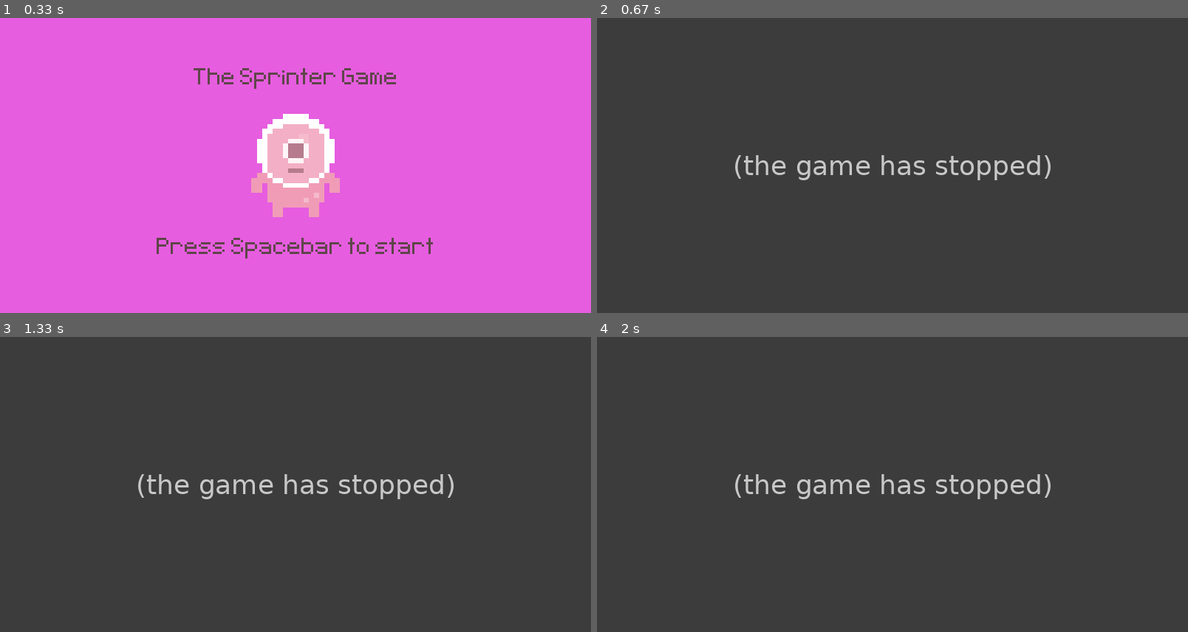
Above: before the commit, frames 1-4 (two rows, left to right).
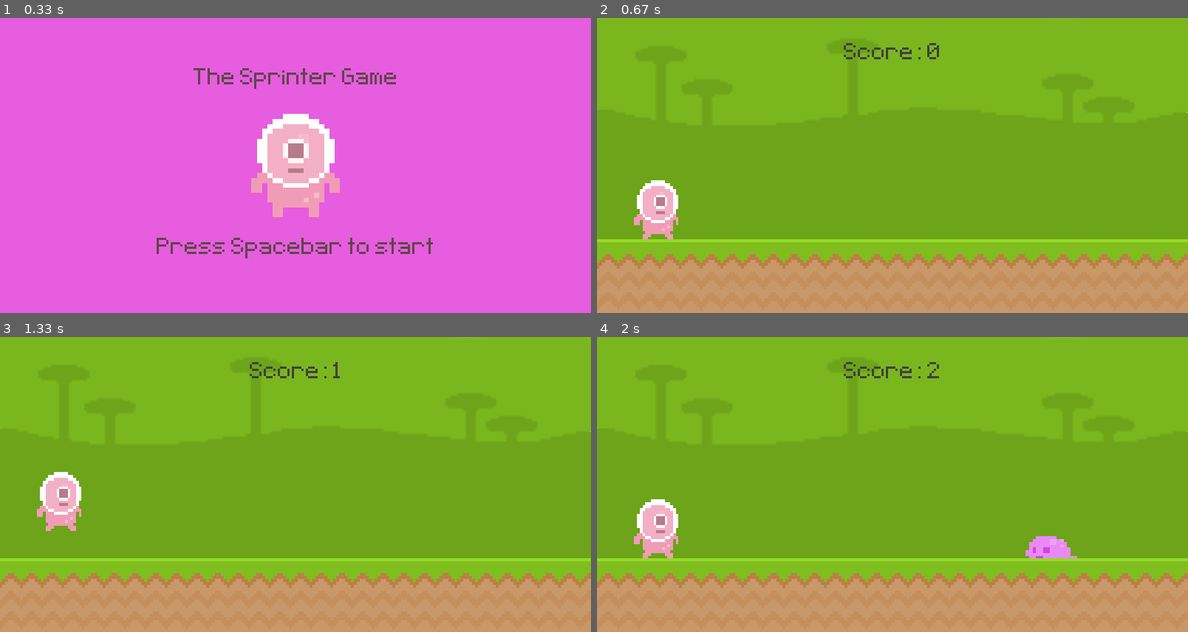
Above: after the commit, the same moments.

Repository: LoksCode/MyFirstPyGame
Game: pygame game, started from Game.py
Two runs of this game, one before a commit and one after it. Both use one fixed random seed, a clock stepped at 60 frames per second and the inputs below.
Inputs (mouse positions are in pixels of both pictures, inside the frame that each line leads up to):
- Up to frame 1 (0.33 s): no input
- Up to frame 2 (0.67 s): tap Space at 0.33 s
- Up to frame 3 (1.33 s): click (59, 528) at 0.72 s
- Up to frame 4 (2 s): no input

Frame 1 is identical in both runs. In frame 2, 100% of the frame differs, in the area x 0-100%, y 0-100%; in frame 3, 100%; in frame 4, 100%.
Error before the commit: NameError: name 'blob_rect' is not defined (Game.py line 109); the game stopped at 0.33 s (later frames are placeholders)

Commit message:
added additional enemy and random spawn function

Diff:
--- a/Game.py
+++ b/Game.py
@@ -14,12 +14,22 @@
 def obstacle_movement(obstacle_list):
     if obstacle_list:
         for obstacle_rect in obstacle_list:
-            obstacle_rect.x -= 5
-            screen.blit(blob_surface, obstacle_rect)
+            obstacle_rect.x -= 9
+            if obstacle_rect.y <= 200: screen.blit(fly_surface, obstacle_rect)
+            else: screen.blit(blob_surface, obstacle_rect)
         obstacle_list = [obstacle for obstacle in obstacle_list if obstacle.x > -100]
         return obstacle_list
     else:
         return []
+
+
+def collisions(player, obstacles):
+    if obstacles:
+        for obstacle_rect in obstacles:
+            if player.colliderect(obstacle_rect):
+                return False
+    return True
+
 
 
 pygame.init()
@@ -29,6 +39,7 @@
 game_active = False
 start_time = 0
 score = 0
+player_gravity = 0
 
 # importing and converting graphics
 pixel_font = pygame.font.Font('font/Pixeltype.ttf', 50)
@@ -38,8 +49,14 @@
 ground_rect = ground_surface.get_rect(midbottom=(800, 100))
 
 #enemies / obstacles
+
+#blob
 blob_surface = pygame.image.load('graphics/blob1.png').convert_alpha()
 blob_surface = pygame.transform.scale(blob_surface, (70, 30))
+
+#fly
+fly_surface = pygame.image.load('graphics/fly1.png').convert_alpha()
+fly_surface = pygame.transform.scale(fly_surface, (70, 30))
 
 obstacle_rect_list = []
 
@@ -60,7 +77,7 @@
 instruction_rect = instruction.get_rect(midbottom=(400, 330))
 
 
-player_gravity = 0
+
 
 #TIMERS
 obstacle_timer = pygame.USEREVENT + 1
@@ -88,7 +105,10 @@
                 game_active = 1
 
         if event.type == obstacle_timer and game_active:
-            obstacle_rect_list.append(blob_surface.get_rect(bottomright=(randint(900, 1100), 300)))
+            if randint(0, 1):
+                obstacle_rect_list.append(blob_surface.get_rect(bottomright=(randint(900, 1000), 300)))
+            else:
+                obstacle_rect_list.append(fly_surface.get_rect(bottomright=(randint(900, 1000), 200)))
 
     if game_active:
         screen.blit(sky_surface, (0, 0))  # draw the background
@@ -106,12 +126,17 @@
         obstacle_rect_list = obstacle_movement(obstacle_rect_list)
 
         # Collisions
-        if blob_rect.colliderect(player_rect):
-            game_active = False
+        game_active = collisions(player_rect, obstacle_rect_list)
+
     else:
         screen.fill((230, 93, 223))
         screen.blit(player_stand, player_stand_rect)
         screen.blit(instruction, instruction_rect)
+        obstacle_rect_list = []
+        player_rect.midbottom = (80, 300)
+        player_gravity = 0
+
+
         if score <= 0:
             screen.blit(welcome_message, welcome_rect)
         else:
Binary file added: graphics/blob2.png
Binary file added: graphics/fly1.png
Binary file added: graphics/fly2.png
Binary file added: graphics/player_jump_1.png
Binary file added: graphics/player_walk_2.png
